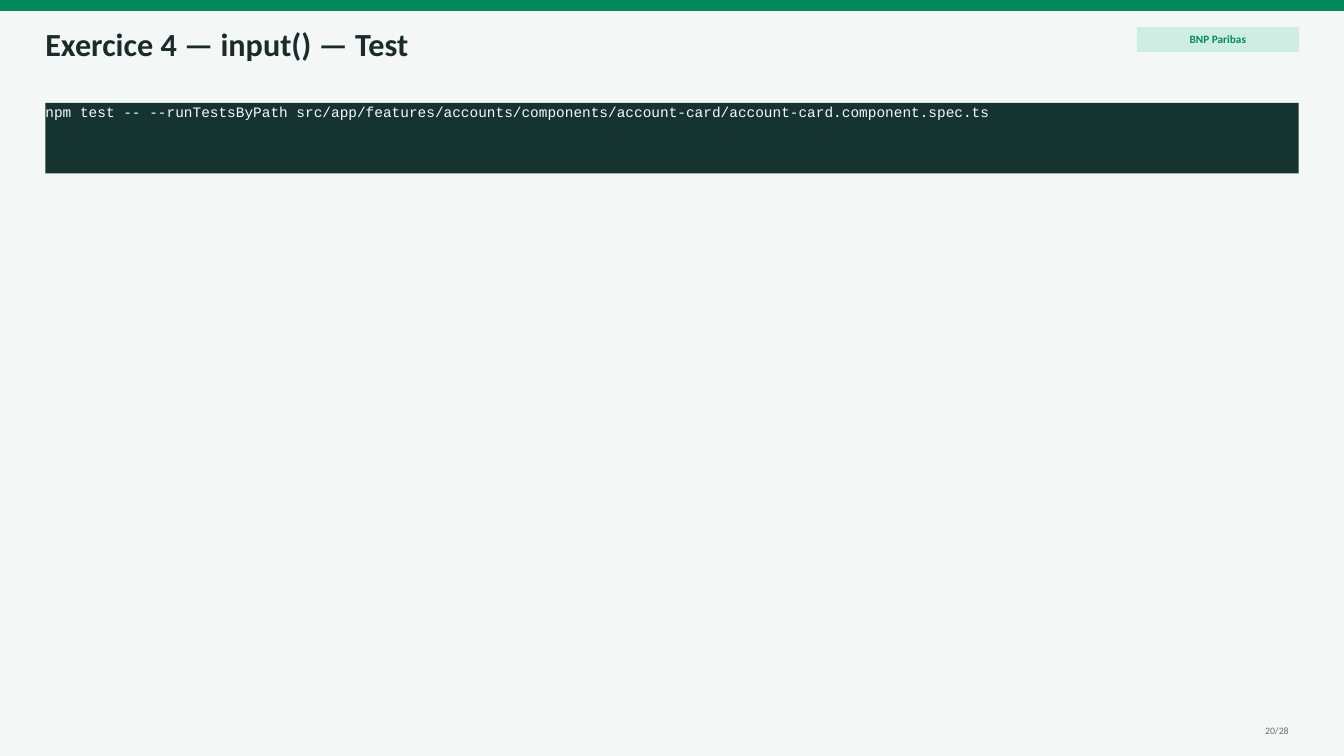
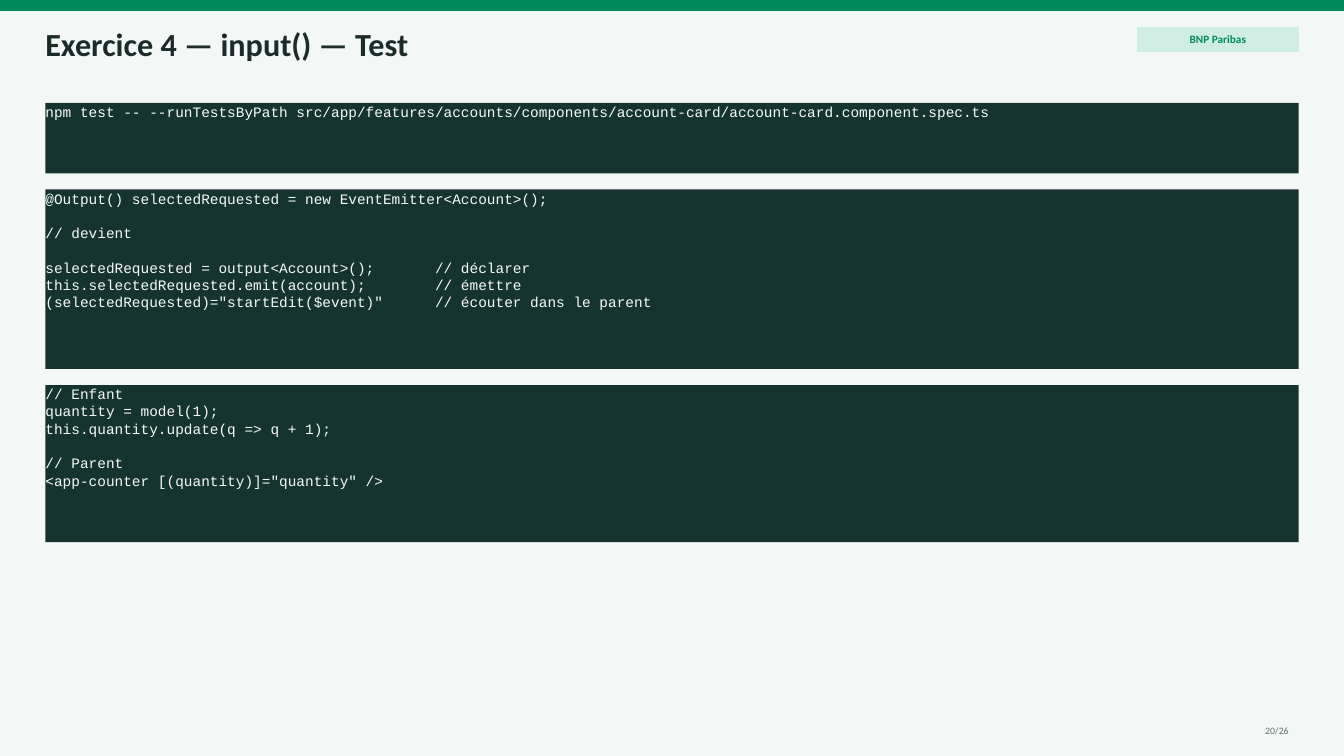
Before and after one commit to AchrafSlaoui/dojo-angular, a slide deck: slide 20 of docs/dojo-signals.pptx. Drawn at 1344x756 pixels with LibreOffice and Linux fonts; fonts in the diff are those of the drawing. Boxes give left, top, right and bottom in pixels: in the first picture for what was removed or moved away, otherwise in the second. Text is boxed around its words. In the diff, an @@ line names an element or a change of style, - is before the commit and + after.

```diff
--- a/docs/dojo-signals.pptx
+++ b/docs/dojo-signals.pptx
@@ rectangle added at <box>45,190,1299,369</box>, fill #15332F, 10.3 pt, text #F8FAFC @@
+@Output() selectedRequested = new EventEmitter<Account>();
+// devient
+selectedRequested = output<Account>(); // déclarer
+this.selectedRequested.emit(account); // émettre
+(selectedRequested)="startEdit($event)" // écouter dans le parent
@@ rectangle added at <box>45,385,1299,542</box>, fill #15332F, 10.3 pt, text #F8FAFC @@
+// Enfant
+quantity = model(1);
+this.quantity.update(q => q + 1);
+// Parent
+<app-counter [(quantity)]="quantity" />
```
Also in this commit, not shown: 25 other slides changed, 2 slides removed, 4 other files.
